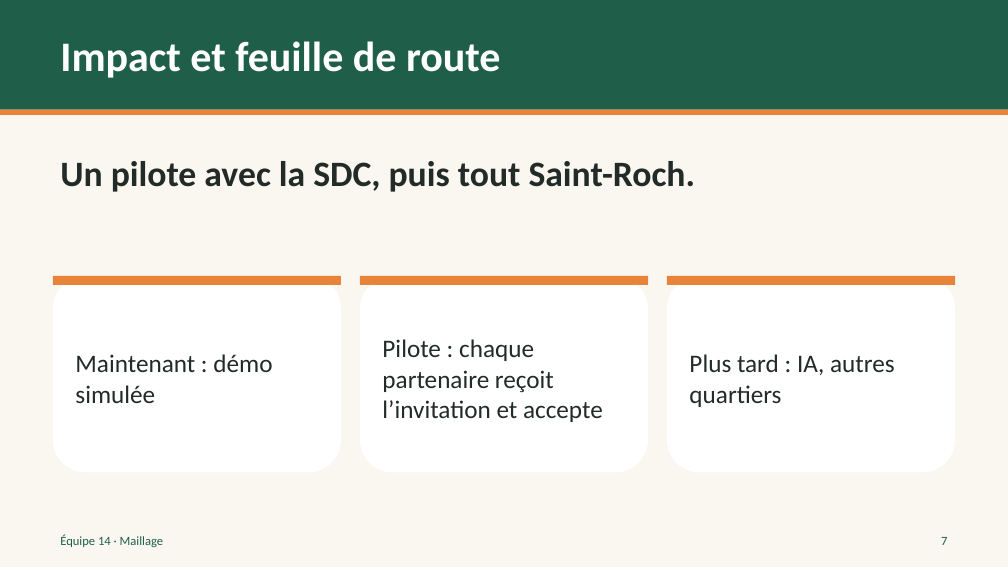
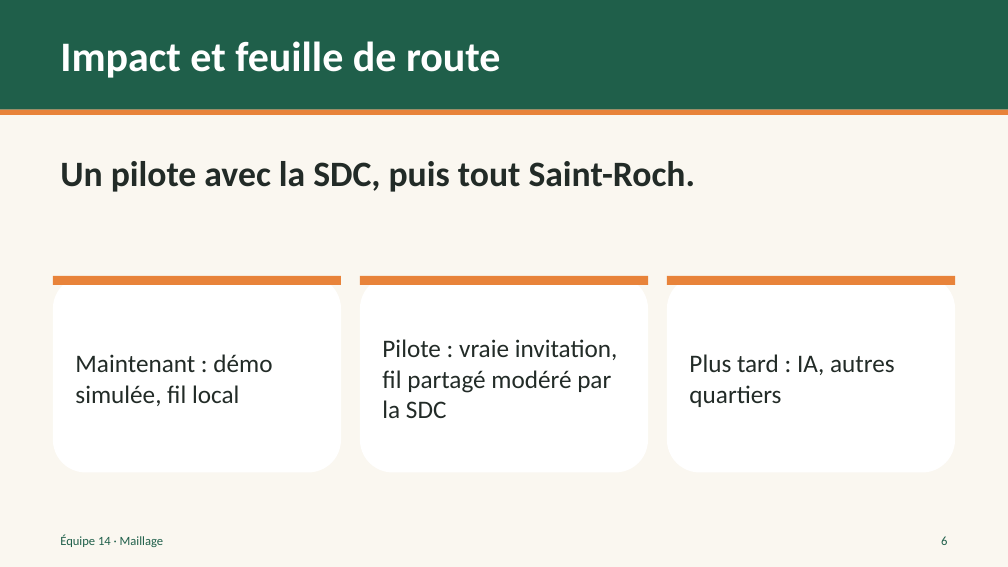
Before and after one commit to cianthiffault2006-png/hackathon-saint-roch-2026, a slide deck: slide 6 of docs/pitch/Maillage.pptx (slide 7 before the commit). Drawn at 1008x567 pixels with LibreOffice and Linux fonts; fonts in the diff are those of the drawing. Boxes give left, top, right and bottom in pixels: in the first picture for what was removed or moved away, otherwise in the second. Text is boxed around its words. In the diff, an @@ line names an element or a change of style, - is before the commit and + after.

```diff
--- a/docs/pitch/Maillage.pptx
+++ b/docs/pitch/Maillage.pptx
@@ text at bbox=[75, 354, 272, 406]: text changed @@
-Maintenant : démo simulée
+Maintenant : démo simulée, fil local
@@ text at bbox=[382, 339, 618, 418]: text changed @@
-Pilote : chaque partenaire reçoit l’invitation et accepte
+Pilote : vraie invitation, fil partagé modéré par la SDC
@@ text at bbox=[941, 536, 947, 545]: text changed @@
-7
+6
```
Also in this commit, not shown: 4 other slides changed, 1 slide removed, 7 other files.
